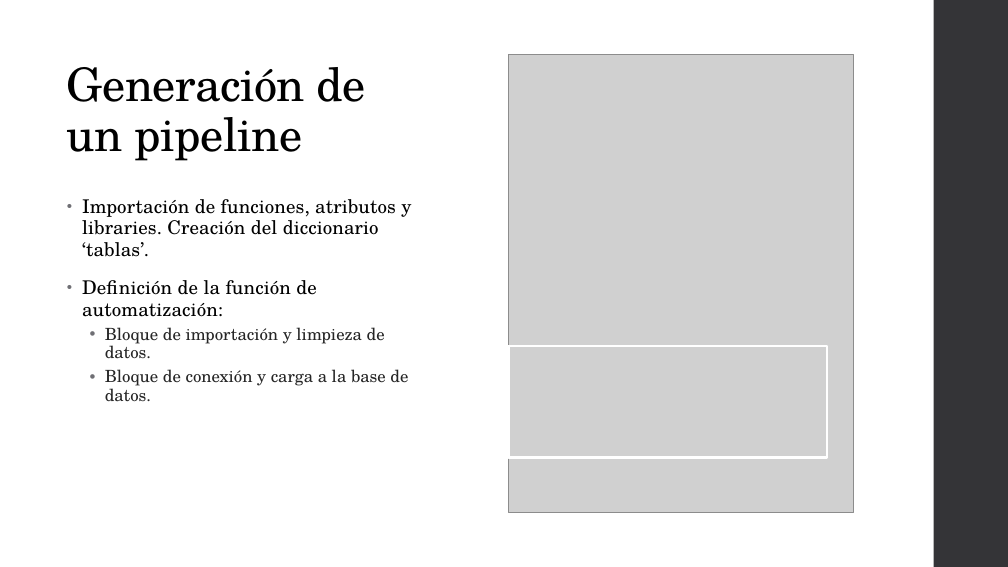
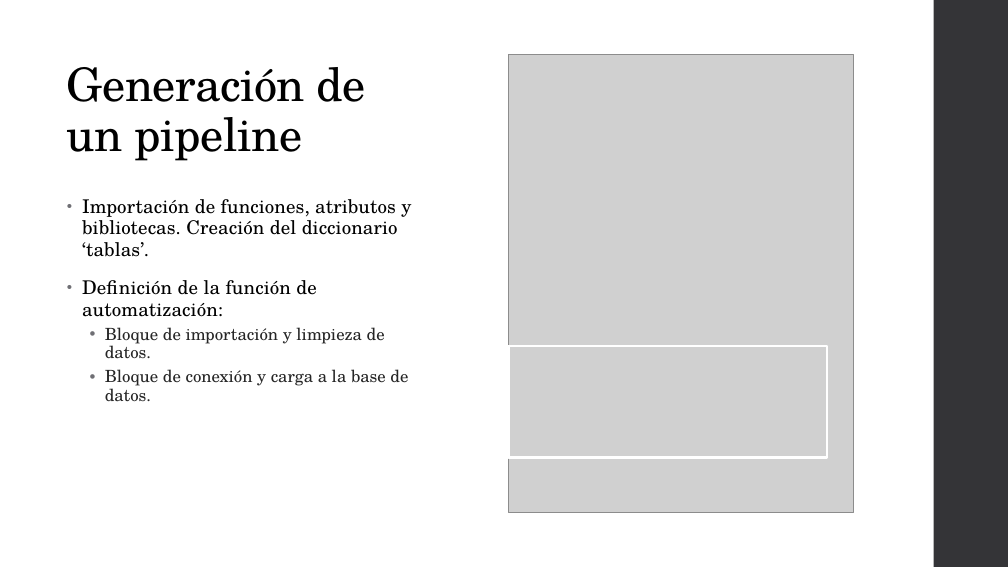
Before and after one commit to VGardella/GELT-data-excercise, a slide deck: slide 27 of Presentacion GELT - Gardella, Victoria (Data Engineer).pptx (slide 26 before the commit). Drawn at 1008x567 pixels with LibreOffice and Linux fonts; fonts in the diff are those of the drawing; grey boxes stand for pictures. Boxes give left, top, right and bottom in pixels: in the first picture for what was removed or moved away, otherwise in the second. Text is boxed around its words. In the diff, an @@ line names an element or a change of style, - is before the commit and + after.

```diff
--- a/Presentacion GELT - Gardella, Victoria (Data Engineer).pptx
+++ b/Presentacion GELT - Gardella, Victoria (Data Engineer).pptx
@@ text at (82,199,411,257): text changed @@
-• Importación de funciones, atributos y libraries. Creación del diccionario ‘tablas’.
+• Importación de funciones, atributos y bibliotecas. Creación del diccionario ‘tablas’.
```
Also in this commit, not shown: 7 slides added, 1 slide removed, 23 other files.
